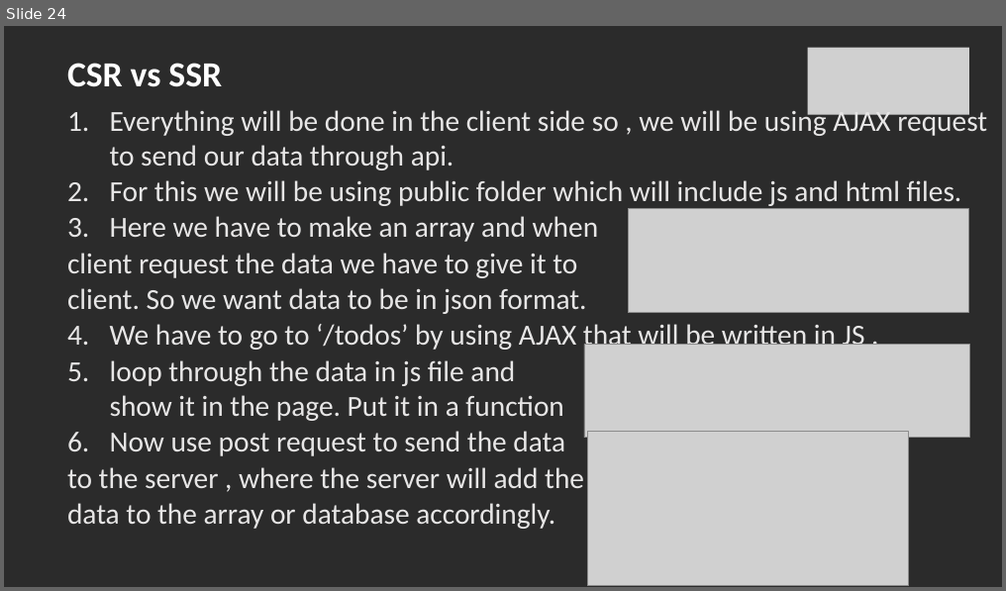
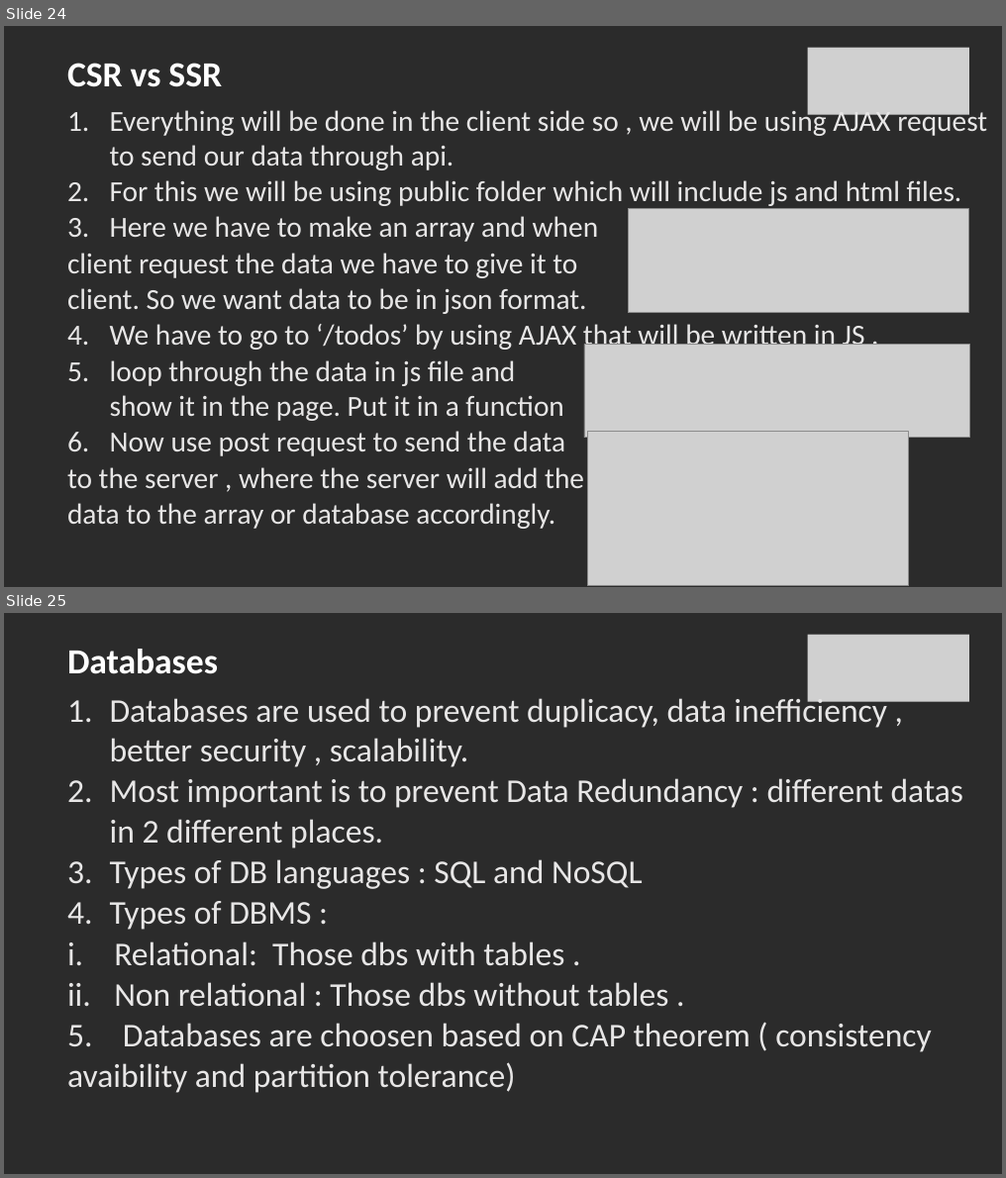
Before and after one commit to SachinBarpanda/glaBackend, a slide deck: NodeJS.pptx. Shown one above the other, each under a label of ours: slide 24 before the commit, slides 24 and 25 after it. The pictures are 1006x591 and 1006x1178 pixels, drawn with LibreOffice and Linux fonts; fonts in the diff are those of the drawing; grey boxes stand for pictures; background and template pictures are left out; a plain dark background stands for a picture behind light text. Boxes give left, top, right and bottom in pixels: in the first picture for what was removed or moved away, otherwise in the second. Text is boxed around its words. In the diff, an @@ line names an element or a change of style, - is before the commit and + after.

```diff
--- a/NodeJS.pptx
+++ b/NodeJS.pptx
@@ slide 25 added at [4,613,1002,1174], background picture (left out) @@
@@ picture added at [807,635,969,702] @@
@@ title added at [67,649,218,674], 34 pt, text #FFFFFF, bold @@
+Databases
@@ text added at [67,694,964,1093], 32 pt, text #E7E6E6 @@
+1. Databases are used to prevent duplicacy, data inefficiency , better security , scalability.
+2. Most important is to prevent Data Redundancy : different datas in 2 different places.
+3. Types of DB languages : SQL and NoSQL
+4. Types of DBMS :
+v. Relational: Those dbs with tables .
+vi. Non relational : Those dbs without tables .
+5. Databases are choosen based on CAP theorem ( consistency avaibility and partition tolerance)
```
Also in this commit, not shown: 5 other slides added, 24 other files.
